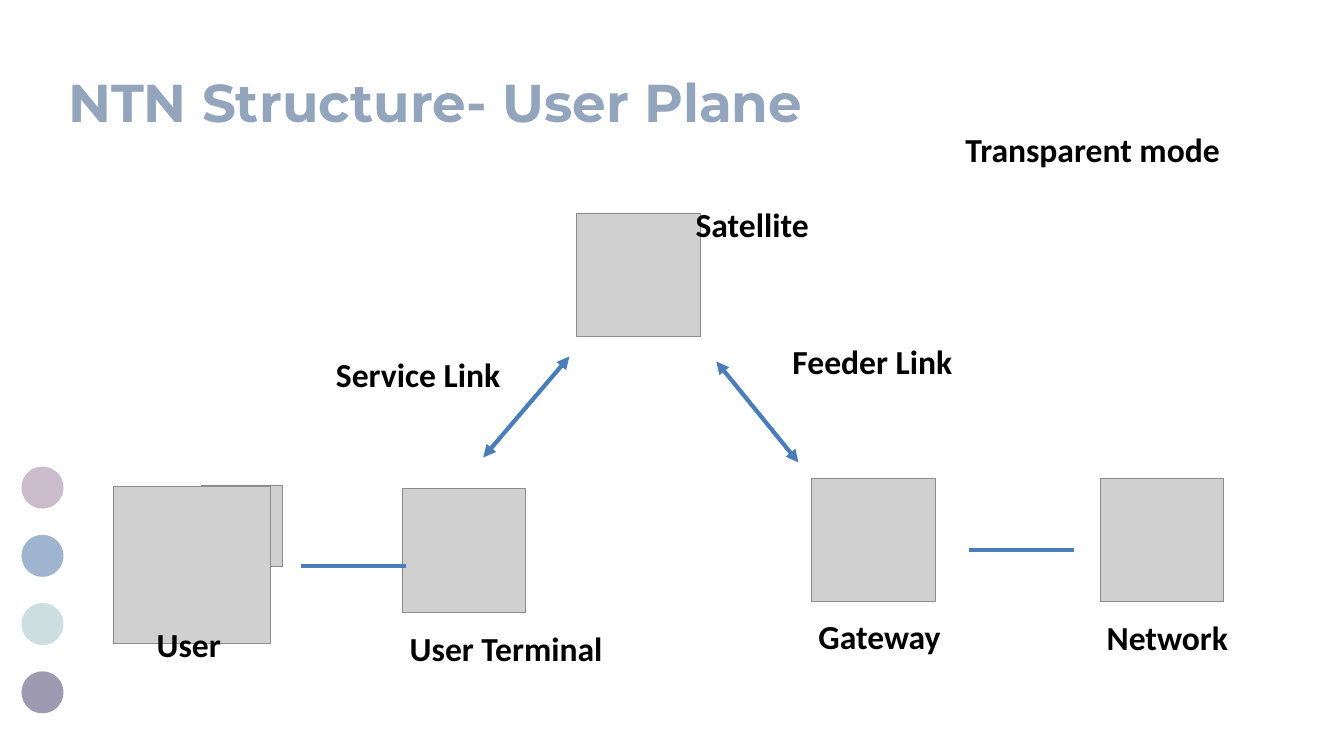
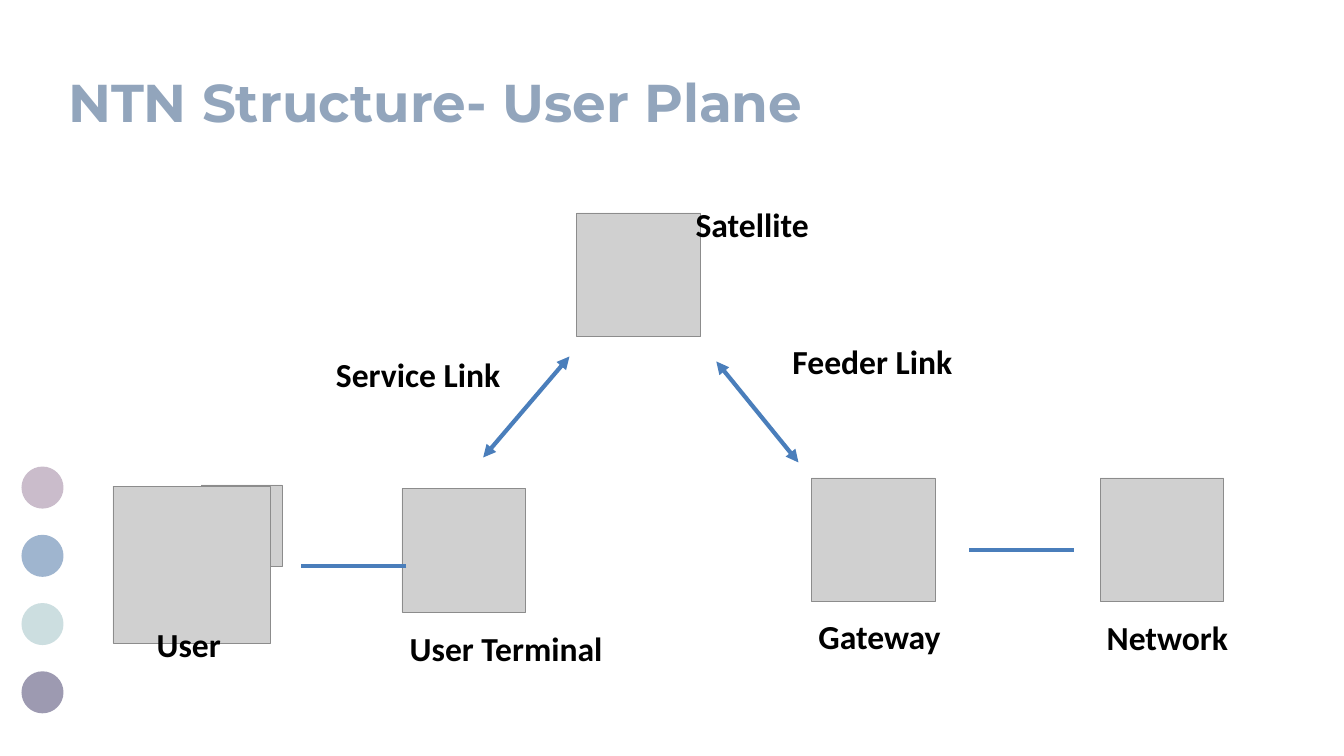
Before and after one commit to yuru1231/MWN-2026-M11502215-Lucy, a slide deck: slide 4 of A1-background/slides/MWN.pptx. Drawn at 1344x756 pixels with LibreOffice and Linux fonts; fonts in the diff are those of the drawing; grey boxes stand for pictures. Boxes give left, top, right and bottom in pixels: in the first picture for what was removed or moved away, otherwise in the second. Text is boxed around its words. In the diff, an @@ line names an element or a change of style, - is before the commit and + after.

```diff
--- a/A1-background/slides/MWN.pptx
+++ b/A1-background/slides/MWN.pptx
@@ text removed at <box>965,138,1219,168</box> @@
-Transparent mode
```
Also in this commit, not shown: 3 other slides changed, 5 slides added, 4 slides removed, 4 other files.
